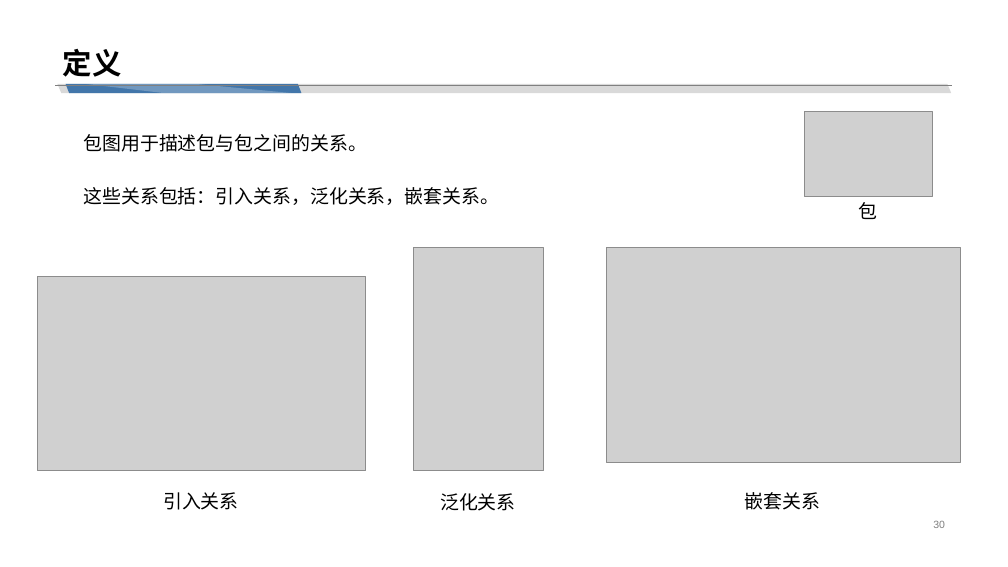
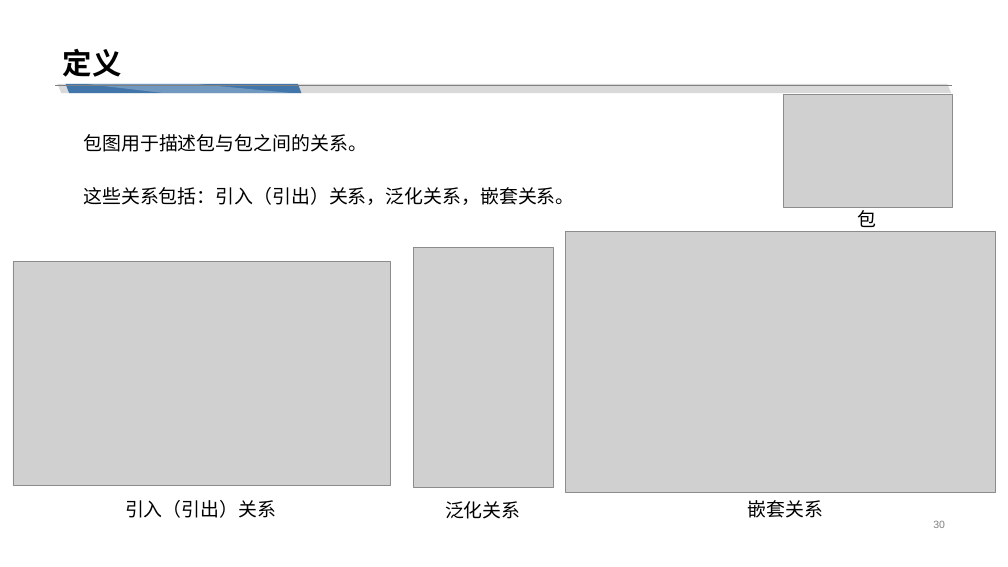
Before and after one commit to cchello/PRD2018-G01, a slide deck: slide 30 of 非受控文档/翻转PPT/UML基础III_对象图_构件图_包图.pptx. Drawn at 1008x567 pixels with LibreOffice and Linux fonts; fonts in the diff are those of the drawing; grey boxes stand for pictures. Boxes give left, top, right and bottom in pixels: in the first picture for what was removed or moved away, otherwise in the second. Text is boxed around its words. In the diff, an @@ line names an element or a change of style, - is before the commit and + after.

```diff
--- a/非受控文档/翻转PPT/UML基础III_对象图_构件图_包图.pptx
+++ b/非受控文档/翻转PPT/UML基础III_对象图_构件图_包图.pptx
@@ picture: place and size @@
-picture at box(805, 111, 932, 197)
+picture at box(783, 95, 952, 207)
@@ text at box(83, 187, 574, 205): text changed @@
-这些关系包括：引入关系，泛化关系，嵌套关系。
+这些关系包括：引入（引出）关系，泛化关系，嵌套关系。
@@ text "包" rewrapped from box(858, 202, 877, 219) to box(858, 207, 877, 232) @@
@@ picture: place and size @@
-picture at box(606, 247, 960, 462)
+picture at box(566, 231, 995, 492)
@@ picture: place and size @@
-picture at box(37, 277, 365, 471)
+picture at box(13, 262, 390, 485)
@@ picture: place and size @@
-picture at box(414, 248, 544, 471)
+picture at box(414, 248, 554, 488)
@@ text at box(125, 500, 276, 518): text changed @@
-引入关系
+引入（引出）关系
@@ text "泛化关系": place and size @@
-text "泛化关系" at box(440, 493, 516, 511)
+text "泛化关系" at box(445, 501, 521, 519)
@@ text "嵌套关系": place and size @@
-text "嵌套关系" at box(745, 492, 821, 510)
+text "嵌套关系" at box(748, 500, 824, 518)
```
Also in this commit, not shown: 27 other slides changed, 1 slide added.
